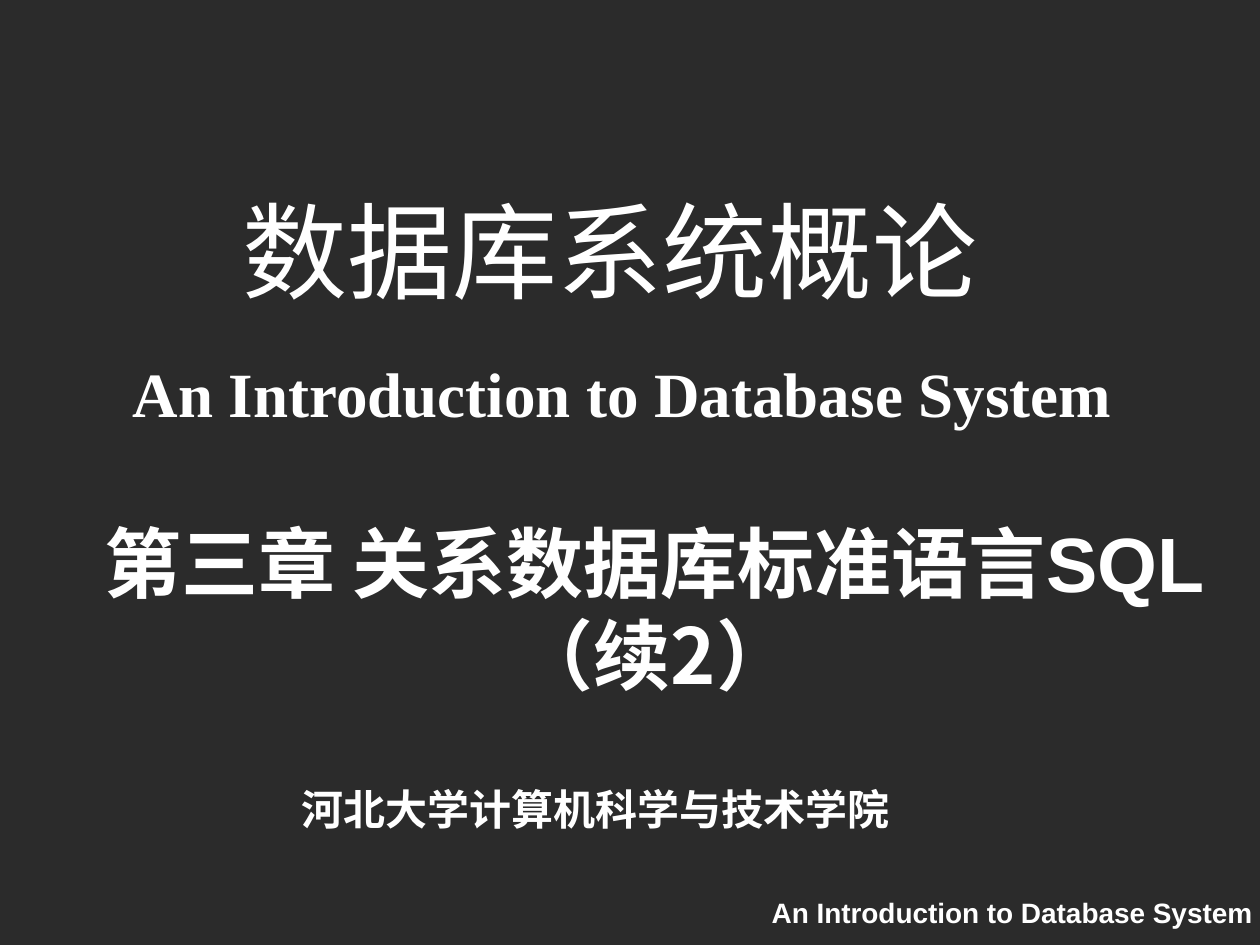
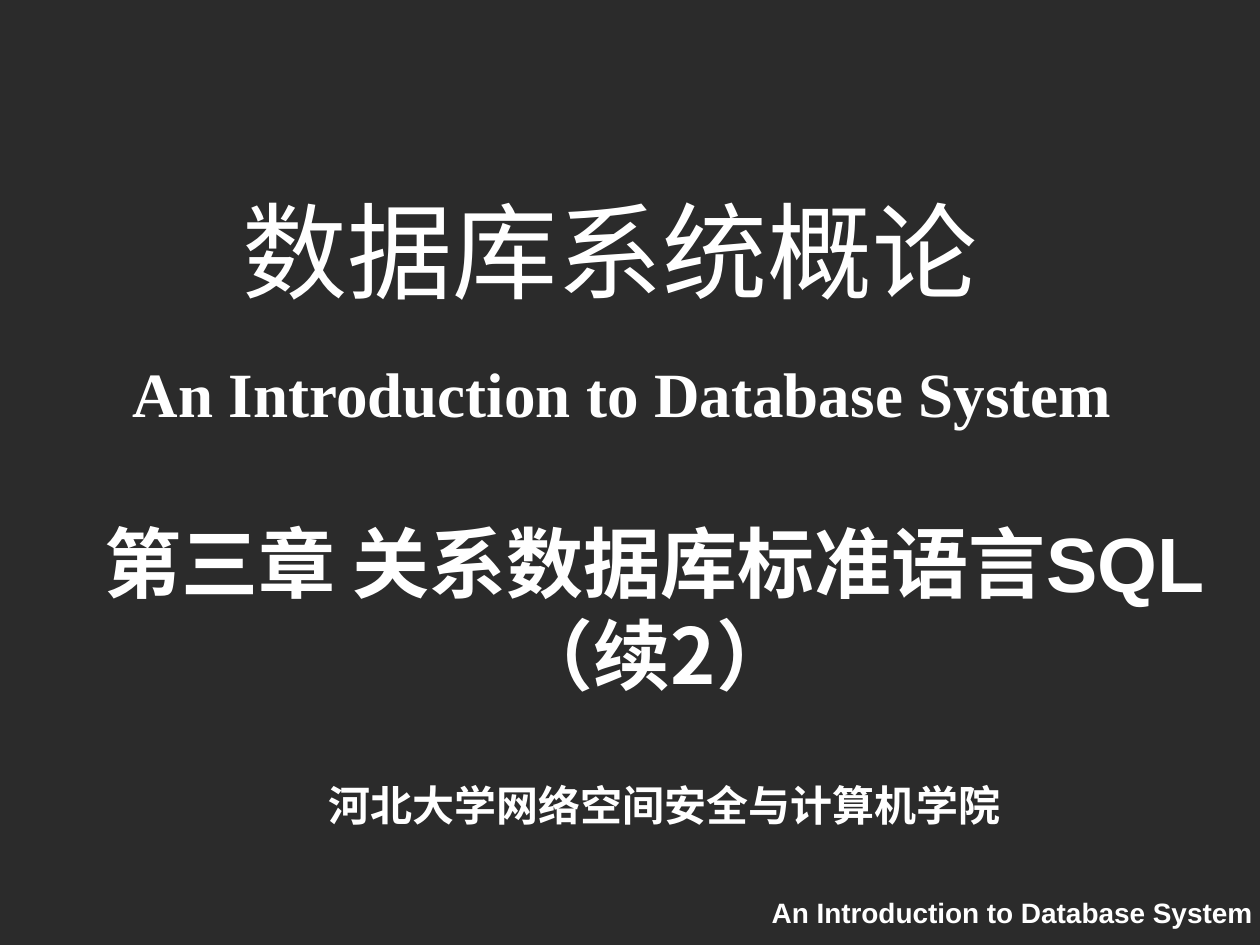
Before and after one commit to HBU/DataBase, a slide deck: slide 1 of PPT/PPT2020/DB第03章（3）-2020.pptx. Drawn at 1260x945 pixels with LibreOffice and Linux fonts; fonts in the diff are those of the drawing; background and template pictures are left out; a plain dark background stands for a picture behind light text. Boxes give left, top, right and bottom in pixels: in the first picture for what was removed or moved away, otherwise in the second. Text is boxed around its words. In the diff, an @@ line names an element or a change of style, - is before the commit and + after.

```diff
--- a/PPT/PPT2020/DB第03章（3）-2020.pptx
+++ b/PPT/PPT2020/DB第03章（3）-2020.pptx
@@ text at box(329, 785, 1001, 825): text changed; font Cambria to Noto Sans CJK SC @@
-河北大学计算机科学与技术学院
+河北大学网络空间安全与计算机学院
```
Also in this commit, not shown: 6 other slides changed, 1 slide added, 1 slide removed.
